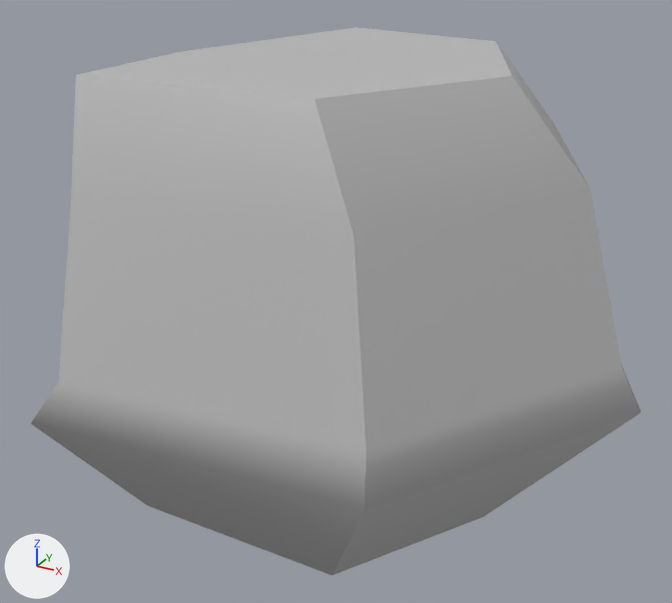
An edit to the FBX model KickshotProject/Assets/Models/Levels/Desert_RoundRock01.fbx, drawn before and after from the same camera.
Before and after are seen from a 50 mm camera at (0.0178, -0.0629, 0.014) aimed at (0.0026, -0.0352, 0.0001). The axes (+X, +Y, +Z) are drawn at lower left. The lights are the same throughout. Where no turn or scale is listed for an object, it has been applied to the vertices.

Names of what the first picture shows: 'Desert_RoundRock01:pCylinder1'.
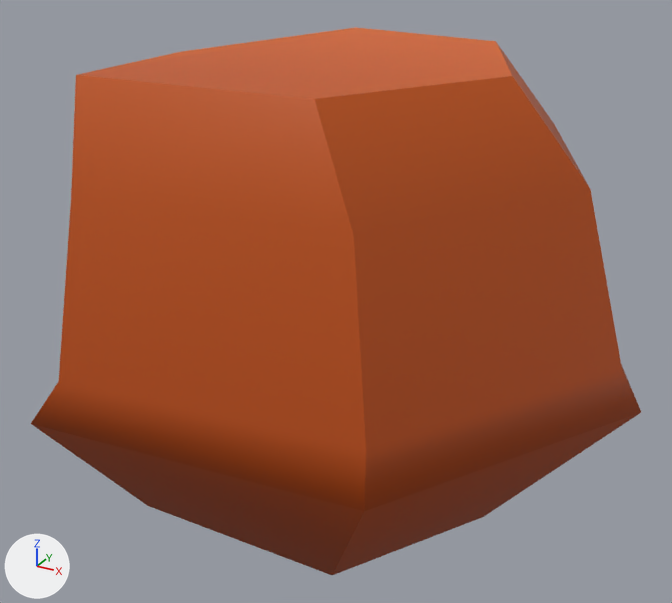
Pixel boxes [x1, y1, x2, y2] of what changed, in the pictures (672 x 603 px):
'Desert_RoundRock01:pCylinder1', surface changed (grey to brown)
    both: [31, 27, 641, 575]

What changed in the scene script:
```text
Add img_redrock3_png:
    img_redrock3_png = load_image('redrock3.png', 'Materials/redrock3.png', 2048, 2048, 'sRGB')
Change mat_lambert1:
    remove mat_lambert1.base_color = (0.5, 0.5, 0.5)  # grey #bcbcbc
    add mat_lambert1.texture = img_redrock3_png
```
